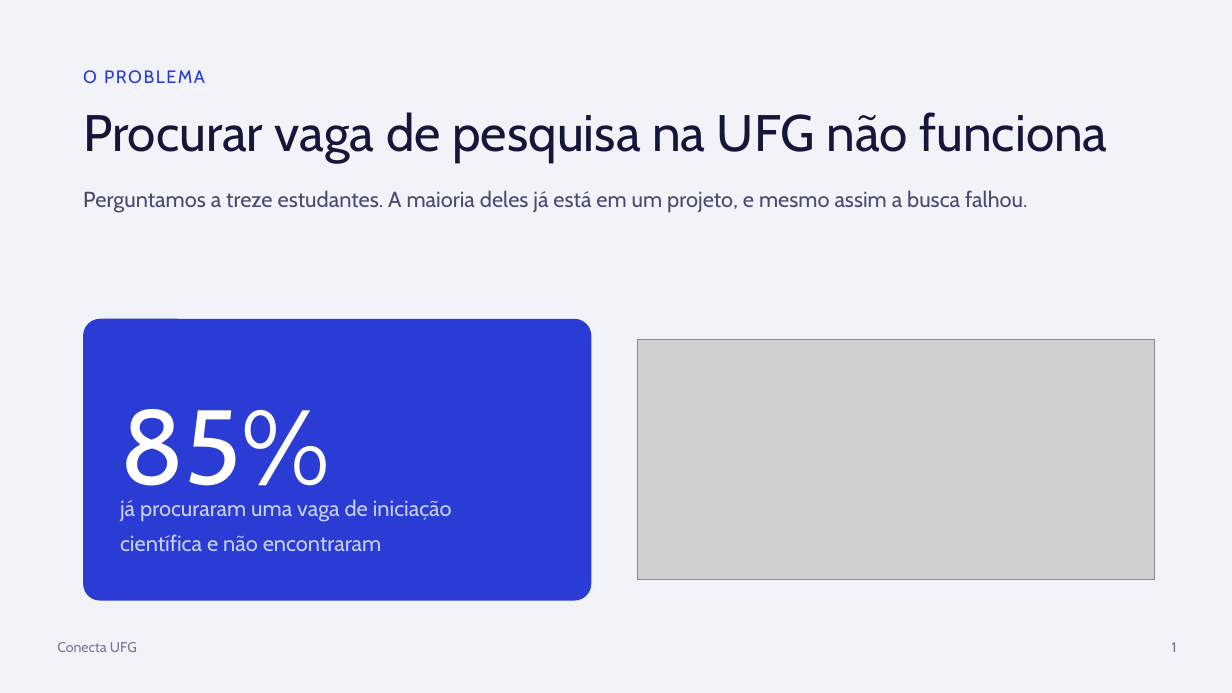
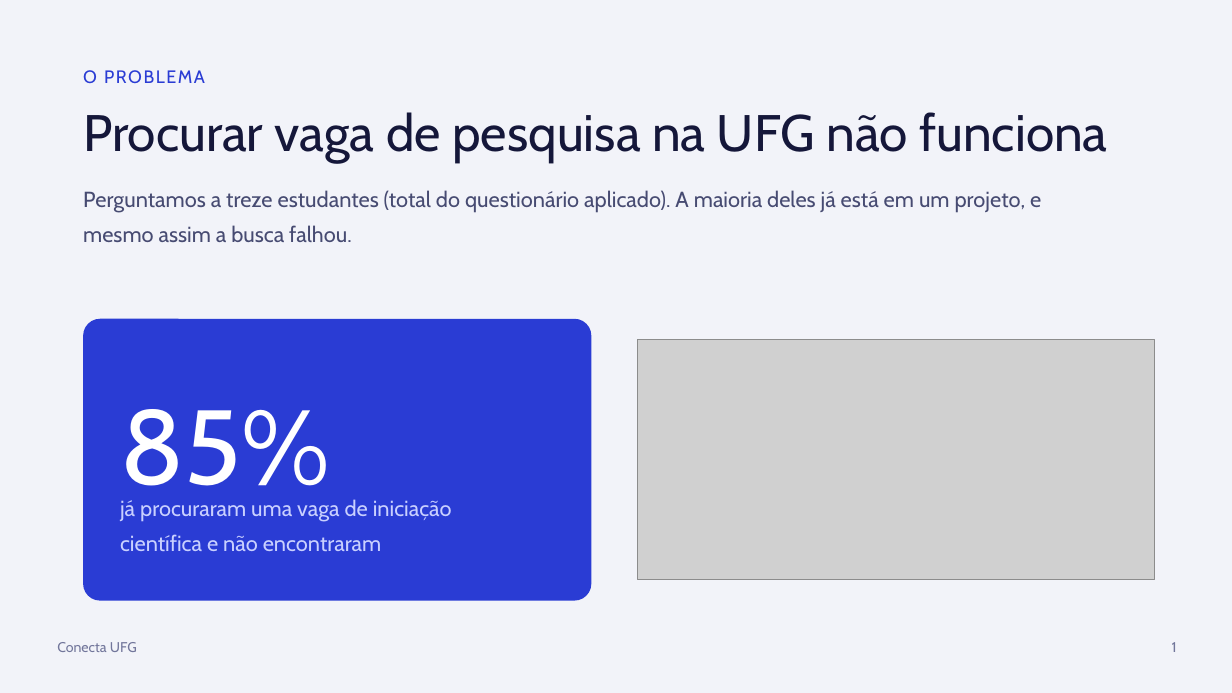
Before and after one commit to conecta-ufg/conecta-ufg, a slide deck: slide 2 of 05-Apresentacao/Apresentacao_Conecta_UFG.pptx. Drawn at 1232x693 pixels with LibreOffice and Linux fonts; fonts in the diff are those of the drawing; grey boxes stand for pictures. Boxes give left, top, right and bottom in pixels: in the first picture for what was removed or moved away, otherwise in the second. Text is boxed around its words. In the diff, an @@ line names an element or a change of style, - is before the commit and + after.

```diff
--- a/05-Apresentacao/Apresentacao_Conecta_UFG.pptx
+++ b/05-Apresentacao/Apresentacao_Conecta_UFG.pptx
@@ text at box(83, 190, 1041, 242): text changed @@
-Perguntamos a treze estudantes. A maioria deles já está em um projeto, e mesmo assim a busca falhou.
+Perguntamos a treze estudantes (total do questionário aplicado). A maioria deles já está em um projeto, e mesmo assim a busca falhou.
```
Also in this commit, not shown: 6 other slides changed, 1 slide added, 2 other files.
